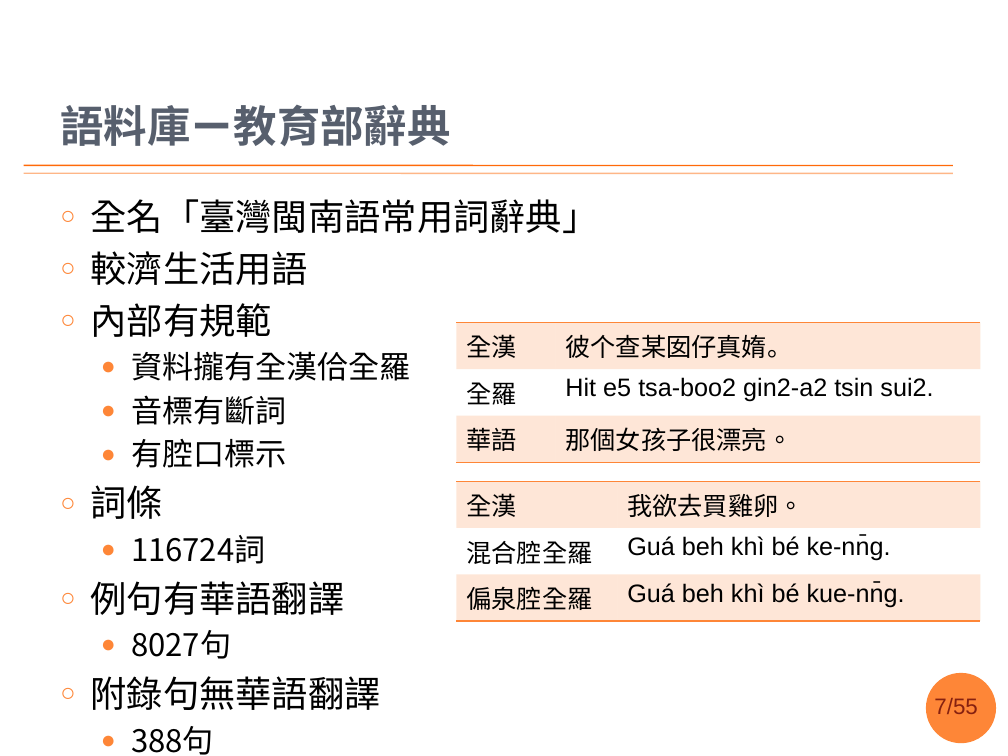
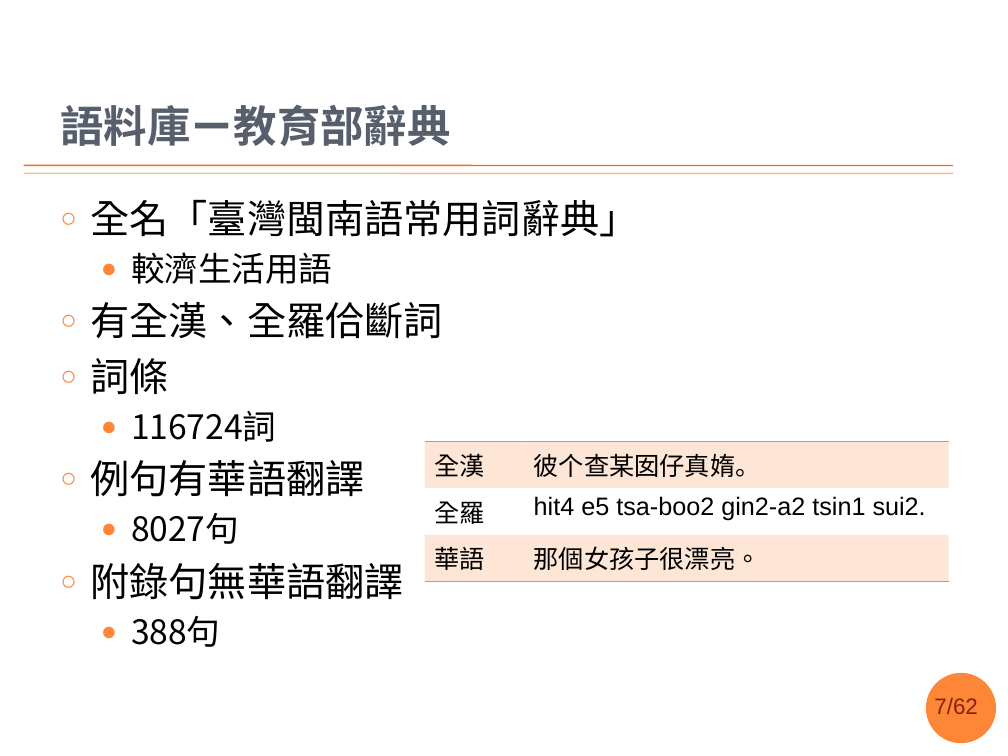
Before and after one commit to sih4sing5hong5/po3-ko3_tau5-iann2-phinn3, a slide deck: slide 7 of 翻譯報告.pptx. Drawn at 1008x756 pixels with LibreOffice and Linux fonts; fonts in the diff are those of the drawing; background and template pictures are left out. Boxes give left, top, right and bottom in pixels: in the first picture for what was removed or moved away, otherwise in the second. Text is boxed around its words. In the diff, an @@ line names an element or a change of style, - is before the commit and + after.

```diff
--- a/翻譯報告.pptx
+++ b/翻譯報告.pptx
@@ text at [91,199,639,647]: size 25.9 to 28 pt in "全名「臺灣閩南語常用詞辭典」", "詞條", "例句有華語翻譯", "附錄句無華語翻譯"; size 25.9 to 24 pt in "較濟生活用語"; size 22.2 to 24 pt in "116724詞", "8027句", "388句"; bullet ○ to ●; list level 1 to 2 in "較濟生活用語" @@
@@ text at [91,302,443,339]: text changed; size 22.2 to 28 pt @@
-○ 內部有規範
-  ● 資料攏有全漢佮全羅
-  ● 音標有斷詞
-  ● 有腔口標示
+○ 有全漢、全羅佮斷詞
@@ table at [424,442,949,574] @@
-row 2, column 2: Hit e5 tsa-boo2 gin2-a2 tsin sui2.
+row 2, column 2: hit4 e5 tsa-boo2 gin2-a2 tsin1 sui2.
@@ table: place and size @@
-table at [457,323,981,455]
+table at [424,442,949,574]
@@ table removed at [457,481,981,614], 3 rows, 2 columns @@
-全漢 | 我欲去買雞卵。
-混合腔全羅 | Guá beh khì bé ke-nn̄g.
-偏泉腔全羅 | Guá beh khì bé kue-nn̄g.
@@ page number at [934,698,977,714]: text changed @@
-7/55
+7/62
```
Also in this commit, not shown: 31 other slides changed, 4 slides added.
